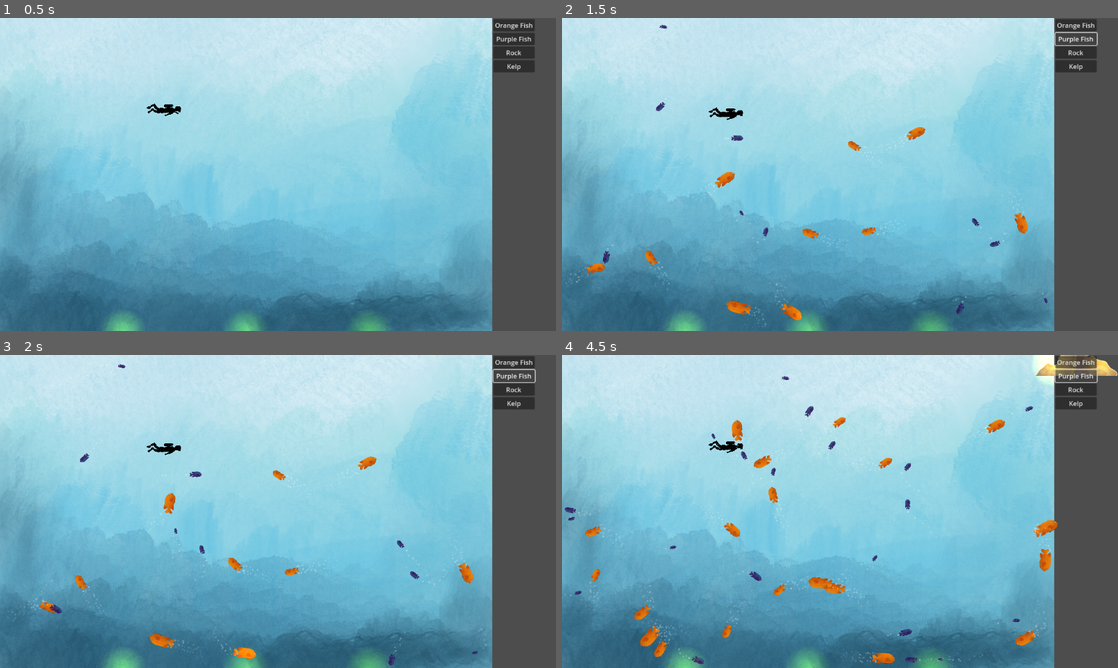
Above: before the commit, frames 1-4 (two rows, left to right).
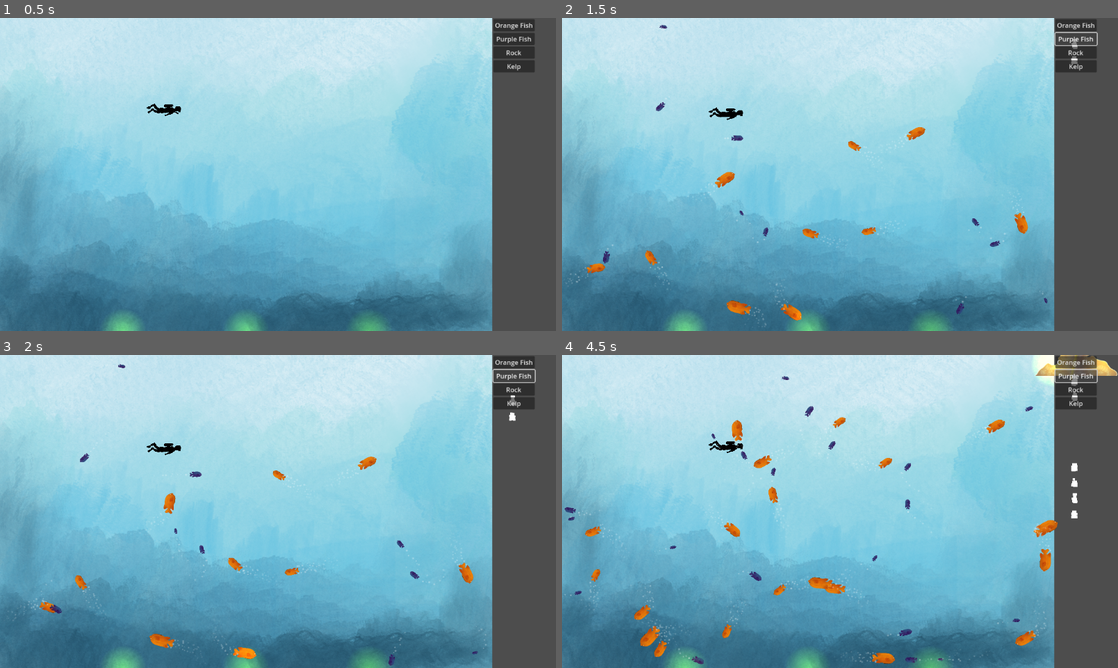
Above: after the commit, the same moments.

Repository: sbarton272/godot-aquarium
Game: Godot game, scene res://DragAndDropTank/drag_and_drop_tank.tscn
Two runs of this game, one before a commit and one after it. Both use one fixed random seed, a clock stepped at 60 frames per second and the inputs below.
Inputs:
- Up to frame 1 (0.5 s): no input
- Up to frame 2 (1.5 s): click "Orange Fish" at 0.5 s; click "Purple Fish" at 1.25 s
- Up to frame 3 (2 s): no input
- Up to frame 4 (4.5 s): click "Rock" at 2 s; click "Kelp" at 2.75 s; click "Orange Fish" at 3.5 s; click "Purple Fish" at 4.25 s

Frame 1 is identical in both runs. In frame 2, less than 0.1% of the frame differs, in the area x 91-93%, y 6-15%; in frame 3, less than 0.1%; in frame 4, 0.2%, in the area x 91-93%, y 6-53%.

Commit message:
Tank substrate falling sand game added

Diff:
--- a/GodotAquariumProject1/DragAndDropTank/drag_and_drop_tank.tscn
+++ b/GodotAquariumProject1/DragAndDropTank/drag_and_drop_tank.tscn
@@ -12,6 +12,7 @@
 [ext_resource type="PackedScene" uid="uid://dqqol6fri7fkh" path="res://DragAndDropTank/rock.tscn" id="9_cwn0c"]
 [ext_resource type="Script" path="res://DragAndDropTank/rock_placement_slots.gd" id="11_kt7vb"]
 [ext_resource type="PackedScene" uid="uid://bu53ejbra4cwo" path="res://DragAndDropTank/placement_slot.tscn" id="11_qguft"]
+[ext_resource type="PackedScene" uid="uid://dqg1thmo1dsxx" path="res://substrate_creator.tscn" id="13_d3by5"]
 
 [node name="DragAndDropTank" type="Node2D"]
 
@@ -88,6 +89,9 @@
 [node name="PlacementSlot3" parent="RockPlacementSlots" instance=ExtResource("11_qguft")]
 position = Vector2(900, 800)
 
+[node name="SubstrateCreator" parent="." instance=ExtResource("13_d3by5")]
+position = Vector2(-4.64844, -0.984375)
+
 [connection signal="button_down" from="CanvasLayer/InventoryMenuContainer/FishButton" to="CanvasLayer/InventoryMenuContainer/FishButton" method="_on_button_down"]
 [connection signal="clicked" from="CanvasLayer/InventoryMenuContainer/FishButton" to="ButtonDetector" method="_on_fish_button_clicked"]
 [connection signal="button_down" from="CanvasLayer/InventoryMenuContainer/FishButton2" to="CanvasLayer/InventoryMenuContainer/FishButton2" method="_on_button_down"]
--- a/GodotAquariumProject1/project.godot
+++ b/GodotAquariumProject1/project.godot
@@ -46,6 +46,7 @@
 [layer_names]
 
 2d_physics/layer_1="FishBoid"
+2d_physics/layer_2="Substrate"
 
 [rendering]
 
--- /dev/null
+++ b/GodotAquariumProject1/substrate_creator.tscn
@@ -0,0 +1,6 @@
+[gd_scene load_steps=2 format=3 uid="uid://dqg1thmo1dsxx"]
+
+[ext_resource type="Script" path="res://subtrate_creator.gd" id="1_ppyr4"]
+
+[node name="SubstrateCreator" type="Node2D"]
+script = ExtResource("1_ppyr4")
--- /dev/null
+++ b/GodotAquariumProject1/substrate_particle.gd
@@ -0,0 +1,24 @@
+extends Node2D
+
+var max_y: float = draganddropglobals.max_y
+
+var speed: float = 100
+var ray_start_pos: Vector2 = Vector2(0,3)
+
+@onready var collision_area: Area2D = $Area2D
+@onready var down_ray: RayCast2D = $Area2D/RayCast2D
+
+# to improve performance:
+# make the movement and ray detection part of a separate component
+# when we hit the floor, delete the component
+# when detecting a substrate particle that lacks the component, do the same
+# allowing for "sideways" falling first as well
+
+func _ready():
+	pass
+
+func _process(delta):
+	down_ray.target_position = Vector2(0,speed * delta)
+
+	if down_ray.is_colliding() == false and position.y < max_y:
+		position.y += speed * delta
--- /dev/null
+++ b/GodotAquariumProject1/substrate_particle.tscn
@@ -0,0 +1,28 @@
+[gd_scene load_steps=4 format=3 uid="uid://c68t2ljdrvc1g"]
+
+[ext_resource type="Script" path="res://substrate_particle.gd" id="1_any0w"]
+[ext_resource type="Texture2D" uid="uid://xl6383yqvexs" path="res://graphics/5x5 White.png" id="1_h35x8"]
+
+[sub_resource type="RectangleShape2D" id="RectangleShape2D_b5ikt"]
+size = Vector2(6, 6)
+
+[node name="SubstrateParticle" type="Node2D"]
+script = ExtResource("1_any0w")
+
+[node name="Sprite2D" type="Sprite2D" parent="."]
+texture_filter = 1
+position = Vector2(-2.98023e-08, 2.98023e-08)
+scale = Vector2(1.2, 1.2)
+texture = ExtResource("1_h35x8")
+
+[node name="Area2D" type="Area2D" parent="."]
+collision_layer = 2
+collision_mask = 2
+
+[node name="CollisionShape2D" type="CollisionShape2D" parent="Area2D"]
+shape = SubResource("RectangleShape2D_b5ikt")
+
+[node name="RayCast2D" type="RayCast2D" parent="Area2D"]
+collision_mask = 2
+collide_with_areas = true
+collide_with_bodies = false
--- /dev/null
+++ b/GodotAquariumProject1/subtrate_creator.gd
@@ -0,0 +1,17 @@
+extends Node2D
+
+@onready var particle_scene: PackedScene = load("res://substrate_particle.tscn")
+
+
+# Called when the node enters the scene tree for the first time.
+func _ready():
+	pass # Replace with function body.
+
+
+# Called every frame. 'delta' is the elapsed time since the previous frame.
+func _process(delta):
+	if Input.is_mouse_button_pressed(MOUSE_BUTTON_LEFT):
+		for i in 10:
+			var new_particle: Node2D = particle_scene.instantiate()
+			new_particle.position = get_global_mouse_position() + Vector2(randf_range(-5,5),randf_range(-5,5))
+			add_child(new_particle)
Not shown: 1 places in GodotAquariumProject1/DragAndDropTank/drag_and_drop_tank.tscn that only renumber resources
Binary file added: GodotAquariumProject1/graphics/5x5 White.png
Not shown, added: GodotAquariumProject1/graphics/5x5 White.png.import
